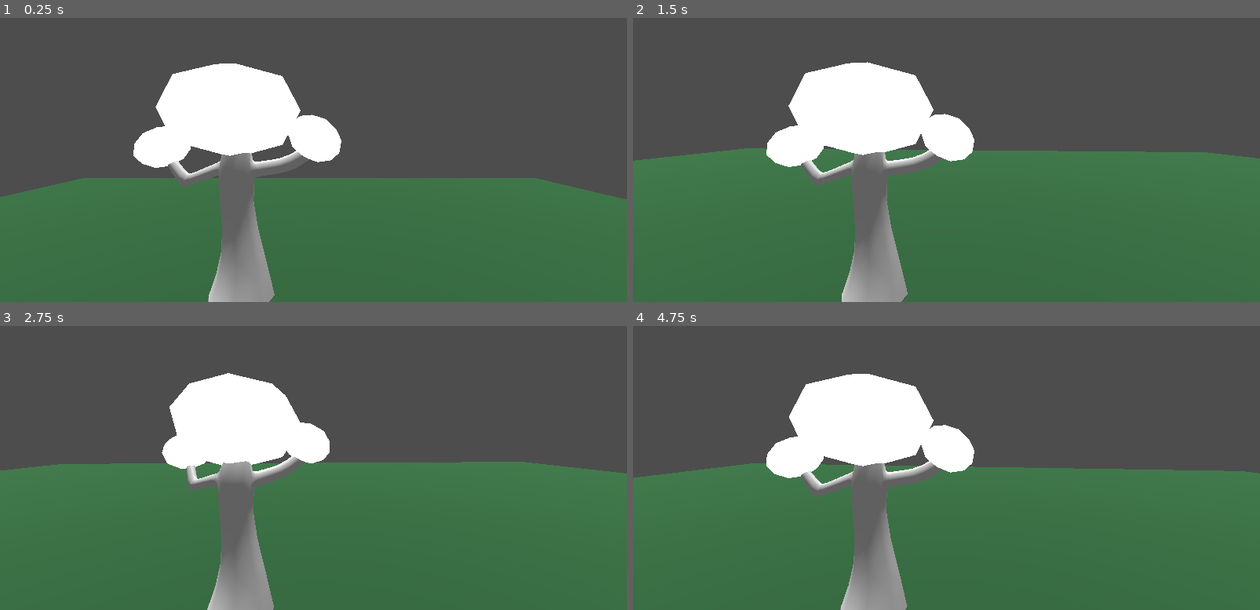
Above: before the commit, frames 1-4 (two rows, left to right).
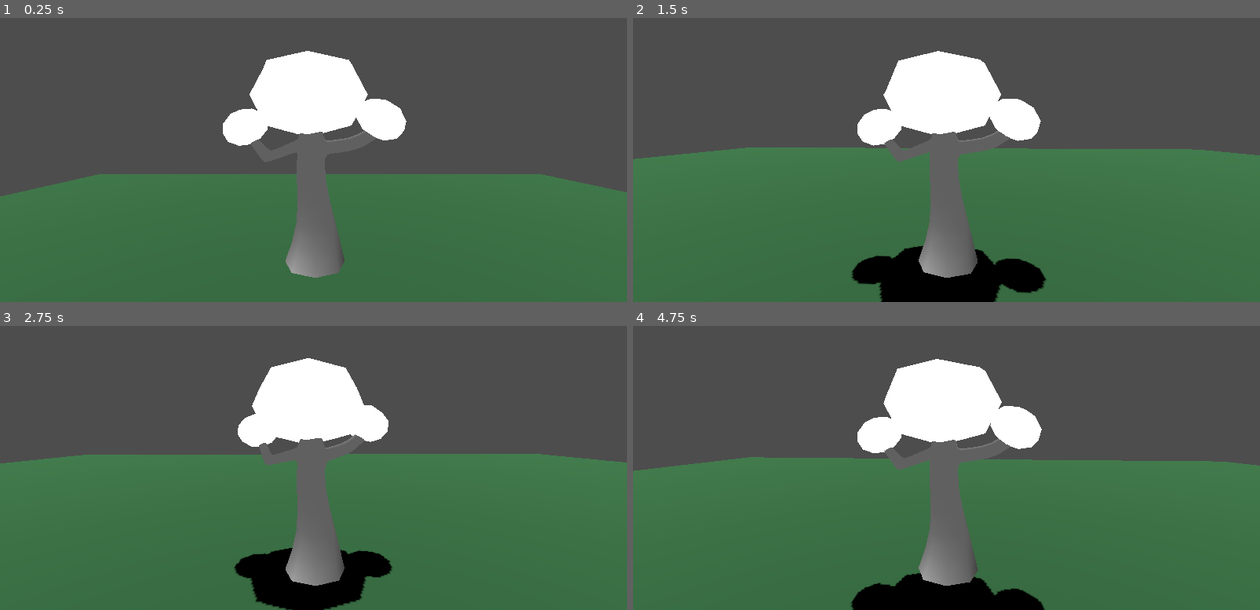
Above: after the commit, the same moments.

Repository: G4vp/Vendetree
Game: Godot game, scene res://Scenes/TestLevel.tscn
Two runs of this game, one before a commit and one after it. Both use one fixed random seed, a clock stepped at 60 frames per second and the inputs below.
Inputs (mouse positions are in pixels of both pictures, inside the frame that each line leads up to):
- Up to frame 1 (0.25 s): no input
- Up to frame 2 (1.5 s): tap Enter (ui_accept) at 0.5, 0.6, 1.35 s; move the mouse to (977, 123) at 0.52 s; hold Up (ui_up) from 0.53 s (still down); tap Space (key_jump) at 0.77 s; move the mouse to (915, 125) at 1.27 s
- Up to frame 3 (2.75 s): keep holding Up (ui_up); tap Space (key_jump) at 1.52 s; move the mouse to (326, 428) at 2.02 s; tap Enter (ui_accept) at 2.1 s
- Up to frame 4 (4.75 s): keep holding Up (ui_up); move the mouse to (940, 439) at 2.77 s; tap Enter (ui_accept) at 2.85, 3.6, 4.35 s; tap Space (key_jump) at 3.02, 3.77, 4.52 s; move the mouse to (990, 436) at 3.52 s; move the mouse to (896, 428) at 4.27 s

The runs differ from the first frame. In frame 1, 16% of the frame differs, in the area x 0-100%, y 11-100%; in frame 2, 19%; in frame 3, 19%; in frame 4, 20%.

Commit message:
Camera is better

Diff:
--- a/Scenes/CharacterBody3D.gd
+++ /dev/null
@@ -1,31 +0,0 @@
-extends CharacterBody3D
-
-
-const SPEED = 5.0
-const JUMP_VELOCITY = 4.5
-
-# Get the gravity from the project settings to be synced with RigidBody nodes.
-var gravity = ProjectSettings.get_setting("physics/3d/default_gravity")
-
-
-func _physics_process(delta):
-	# Add the gravity.
-	if not is_on_floor():
-		velocity.y -= gravity * delta
-
-	# Handle Jump.
-	if Input.is_action_just_pressed("ui_accept") and is_on_floor():
-		velocity.y = JUMP_VELOCITY
-
-	# Get the input direction and handle the movement/deceleration.
-	# As good practice, you should replace UI actions with custom gameplay actions.
-	var input_dir = Input.get_vector("ui_left", "ui_right", "ui_up", "ui_down")
-	var direction = (transform.basis * Vector3(input_dir.x, 0, input_dir.y)).normalized()
-	if direction:
-		velocity.x = direction.x * SPEED
-		velocity.z = direction.z * SPEED
-	else:
-		velocity.x = move_toward(velocity.x, 0, SPEED)
-		velocity.z = move_toward(velocity.z, 0, SPEED)
-
-	move_and_slide()
--- a/Scenes/TestLevel.tscn
+++ b/Scenes/TestLevel.tscn
@@ -34,3 +34,4 @@
 
 [node name="DirectionalLight3D" type="DirectionalLight3D" parent="."]
 transform = Transform3D(1, 0, 0, 0, -0.0868427, 0.996222, 0, -0.996222, -0.0868427, 0, 28.4167, 0)
+shadow_enabled = true
--- a/Scenes/player_tree.tscn
+++ b/Scenes/player_tree.tscn
@@ -1,7 +1,8 @@
-[gd_scene load_steps=4 format=3 uid="uid://ujchv17lhi5k"]
+[gd_scene load_steps=5 format=3 uid="uid://ujchv17lhi5k"]
 
 [ext_resource type="Script" path="res://Scripts/player_tree.gd" id="1_wocdy"]
 [ext_resource type="PackedScene" uid="uid://h5lv0patloqc" path="res://Scenes/mesh_tree_3d.tscn" id="2_dnaxe"]
+[ext_resource type="Script" path="res://Scripts/CameraControl.gd" id="2_xjqky"]
 
 [sub_resource type="CapsuleShape3D" id="CapsuleShape3D_intgj"]
 radius = 0.7
@@ -17,10 +18,17 @@
 
 [node name="Collisions" type="Node3D" parent="."]
 
-[node name="SpringArm3D" type="SpringArm3D" parent="."]
-transform = Transform3D(1, 0, 0, 0, 1, 0, 0, 0, 1, 2.36029, 4.46661, 6.3732)
+[node name="CameraControl" type="Node3D" parent="."]
+script = ExtResource("2_xjqky")
 
-[node name="Camera3D" type="Camera3D" parent="SpringArm3D"]
-transform = Transform3D(1, 0, 0, 0, 1, 0, 0, 0, 1, -0.0719299, 0.409133, -0.997045)
+[node name="h" type="Node3D" parent="CameraControl"]
+
+[node name="v" type="Node3D" parent="CameraControl/h"]
+
+[node name="Camera3D" type="Camera3D" parent="CameraControl/h/v"]
+transform = Transform3D(1, 0, 0, 0, 1, 0, 0, 0, 1, 0, 3.8437, 8.22718)
+
+[node name="SpringArm3D" type="SpringArm3D" parent="CameraControl/h/v/Camera3D"]
+spring_length = 8.0
 
 [node name="mesh_tree_3d" parent="." instance=ExtResource("2_dnaxe")]
--- /dev/null
+++ b/Scripts/CameraControl.gd
@@ -0,0 +1,21 @@
+extends Node3D
+
+
+var camrot_h = 0
+var camrot_v = 0
+
+var sens_h = 0.05
+var sens_v = 0.05
+func _ready():
+	pass
+
+# Called every frame. 'delta' is the elapsed time since the previous frame.
+func _physics_process(delta):
+	$h.rotation_degrees.y = camrot_h
+	$h/v.rotation_degrees.x = camrot_v
+func _input(event):
+	camrot_v = clamp(camrot_v,-55, 30)
+
+	if  event is InputEventMouseMotion:
+		camrot_h += -event.relative.x*sens_h
+		camrot_v += event.relative.y*sens_v
--- a/Scripts/player_tree.gd
+++ b/Scripts/player_tree.gd
@@ -20,8 +20,6 @@
 	# Add the gravity.
 	player_movement(delta)
 
-func _input(event):
-	player_camera(event)
 
 func player_movement(delta):
 	if not is_on_floor():
@@ -34,11 +32,7 @@
 		velocity.y = JUMP_VELOCITY
 		input_dir.x = transform.basis.x.x * transform.basis.x.y
 		input_dir.z = -1
-	# print(transform.basis)
 	# Get the input direction and handle the movement/deceleration.
-	# As good practice, you should replace UI actions with custom gameplay actions.
-	print(transform)
-	#var input_dir = Input.get_vector("ui_left", "ui_right", "ui_up", "ui_down")
 	var direction = (transform.basis * input_dir).normalized()
 	if direction:
 		velocity.x = direction.x * SPEED
